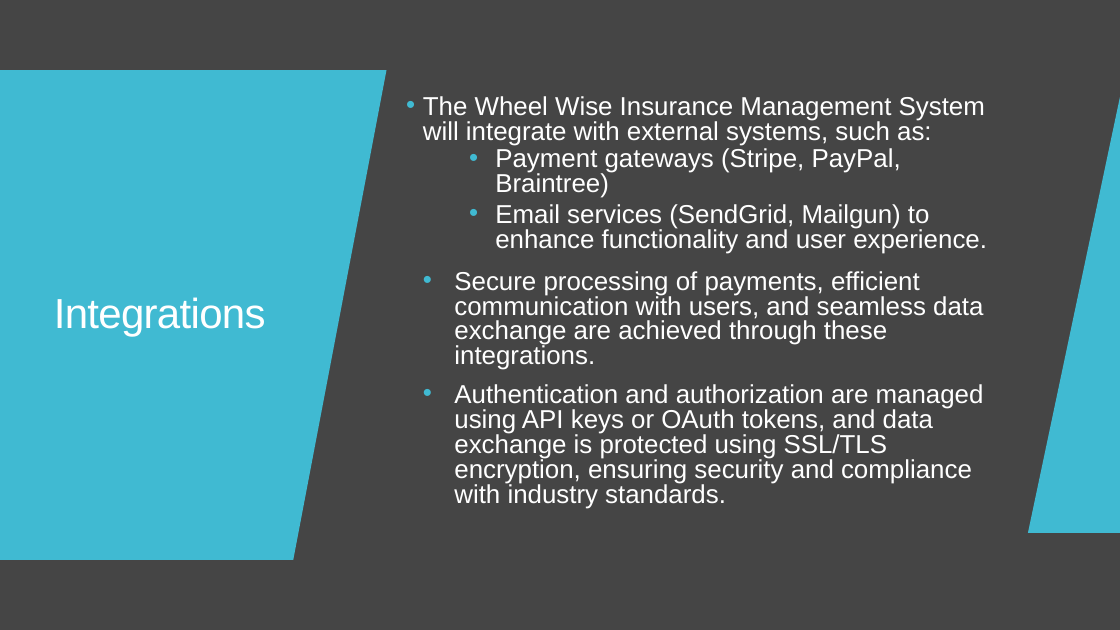
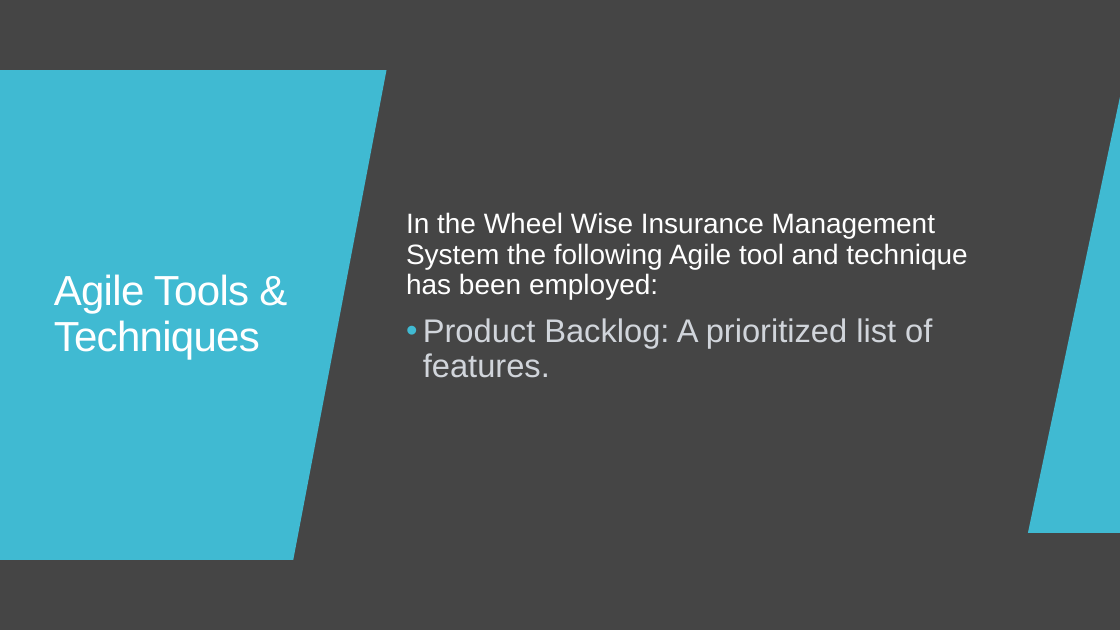
Before and after one commit to SarveshChand12/CS415-Project-Documentation, a slide deck: slide 8 of CS415 Release 1 Presentation.pptx. Drawn at 1120x630 pixels with LibreOffice and Linux fonts; fonts in the diff are those of the drawing. Boxes give left, top, right and bottom in pixels: in the first picture for what was removed or moved away, otherwise in the second. Text is boxed around its words. In the diff, an @@ line names an element or a change of style, - is before the commit and + after.

Commit message:
Updated with User Manual

```diff
--- a/CS415 Release 1 Presentation.pptx
+++ b/CS415 Release 1 Presentation.pptx
@@ text at [406, 212, 967, 378]: text changed; size 22.2 to 24 pt @@
-• The Wheel Wise Insurance Management System will integrate with external systems, such as:
-  • Payment gateways (Stripe, PayPal, Braintree)
-  • Email services (SendGrid, Mailgun) to enhance functionality and user experience.
-• Secure processing of payments, efficient communication with users, and seamless data exchange are achieved through these integrations.
-• Authentication and authorization are managed using API keys or OAuth tokens, and data exchange is protected using SSL/TLS encryption, ensuring security and compliance with industry standards.
+In the Wheel Wise Insurance Management System the following Agile tool and technique has been employed:
+• Product Backlog: A prioritized list of features.
@@ title at [54, 274, 260, 359]: text changed @@
-Integrations
+Agile Tools & Techniques
```
Also in this commit, not shown: 1 other slide changed, 3 slides added, 3 other files.
